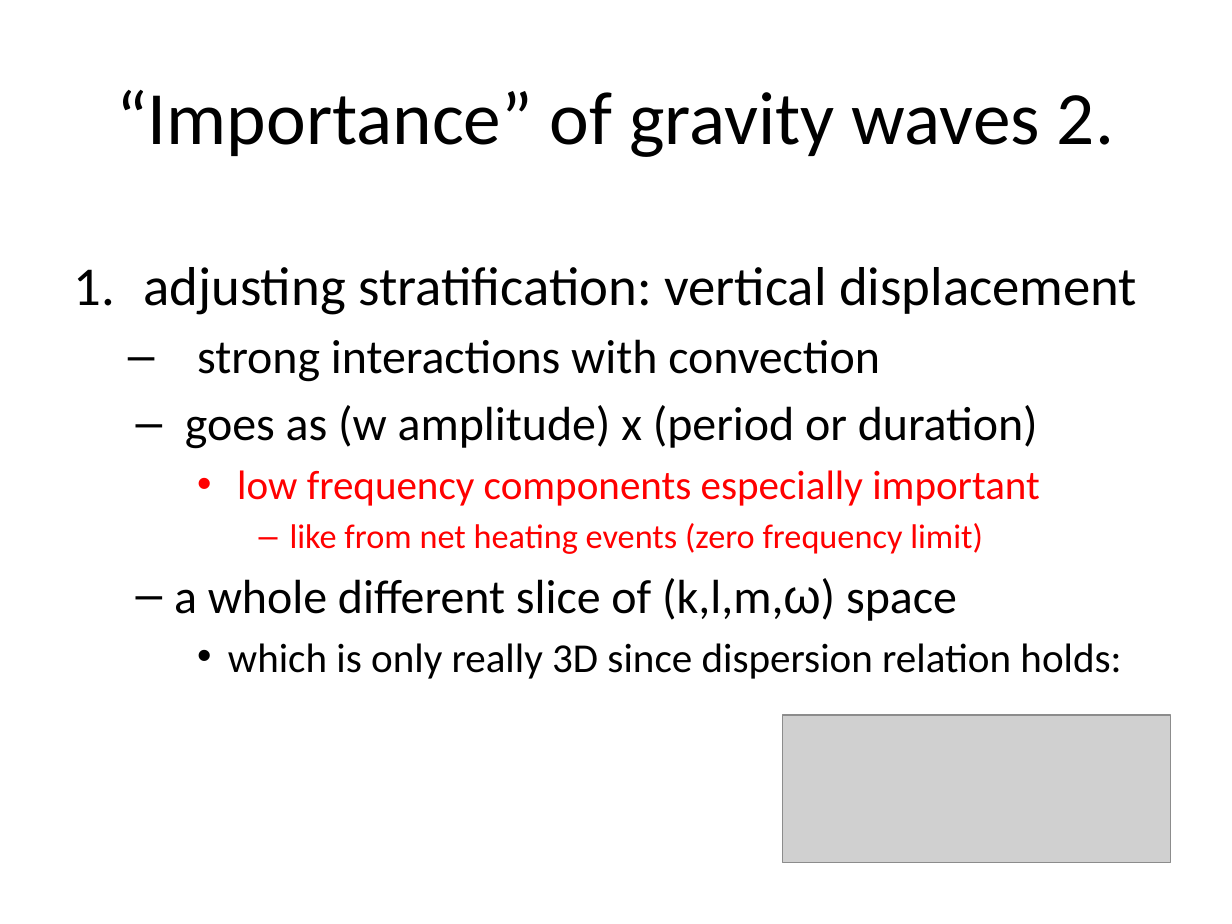
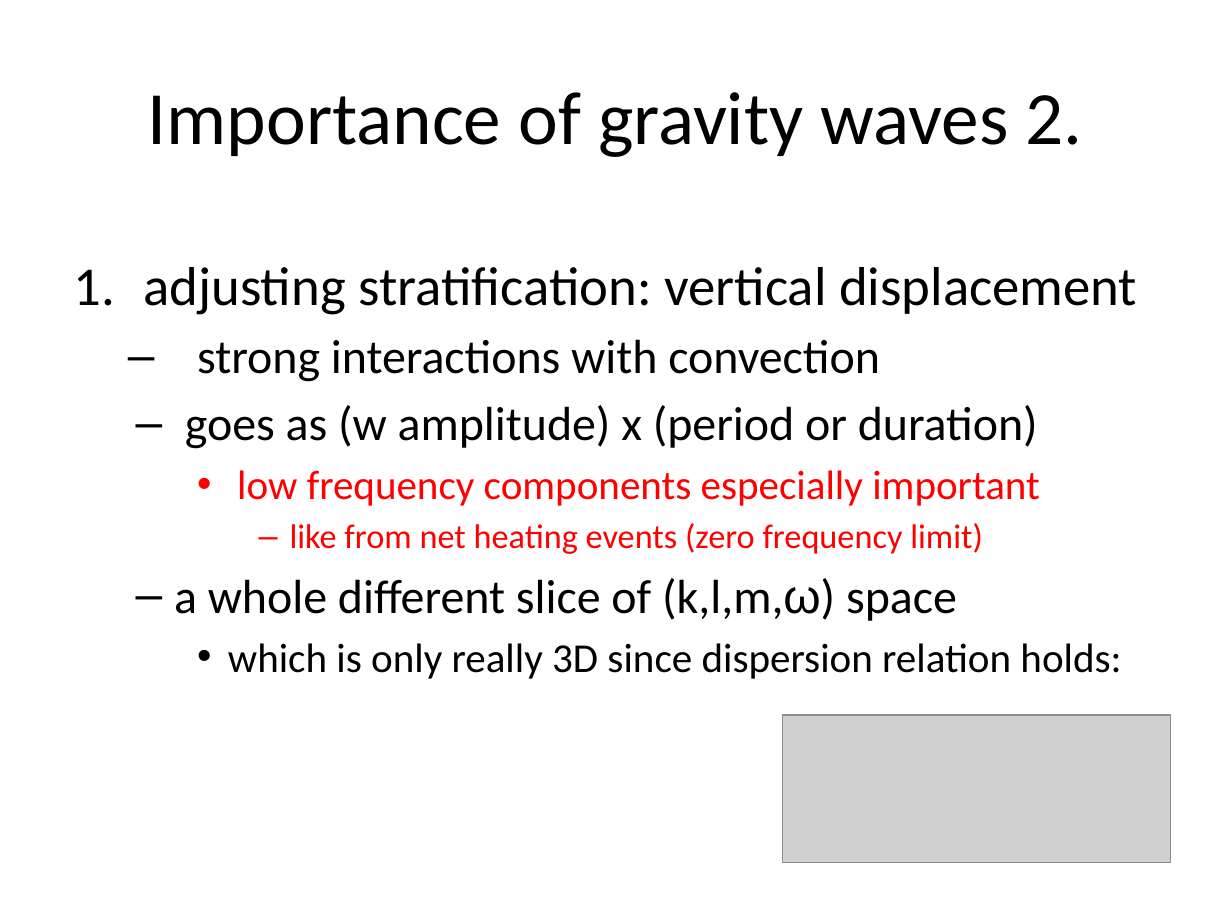
Before and after one commit to ATMOcanes/ATM651, a slide deck: slide 20 of Assembling_the_PEs/Gravitywaves.pptx (slide 17 before the commit). Drawn at 1232x924 pixels with LibreOffice and Linux fonts; fonts in the diff are those of the drawing; grey boxes stand for pictures. Boxes give left, top, right and bottom in pixels: in the first picture for what was removed or moved away, otherwise in the second. Text is boxed around its words. In the diff, an @@ line names an element or a change of style, - is before the commit and + after.

```diff
--- a/Assembling_the_PEs/Gravitywaves.pptx
+++ b/Assembling_the_PEs/Gravitywaves.pptx
@@ title at <box>148,92,1082,157</box>: text changed @@
-“Importance” of gravity waves 2.
+Importance of gravity waves 2.
```
Also in this commit, not shown: 4 other slides changed, 3 slides added.
